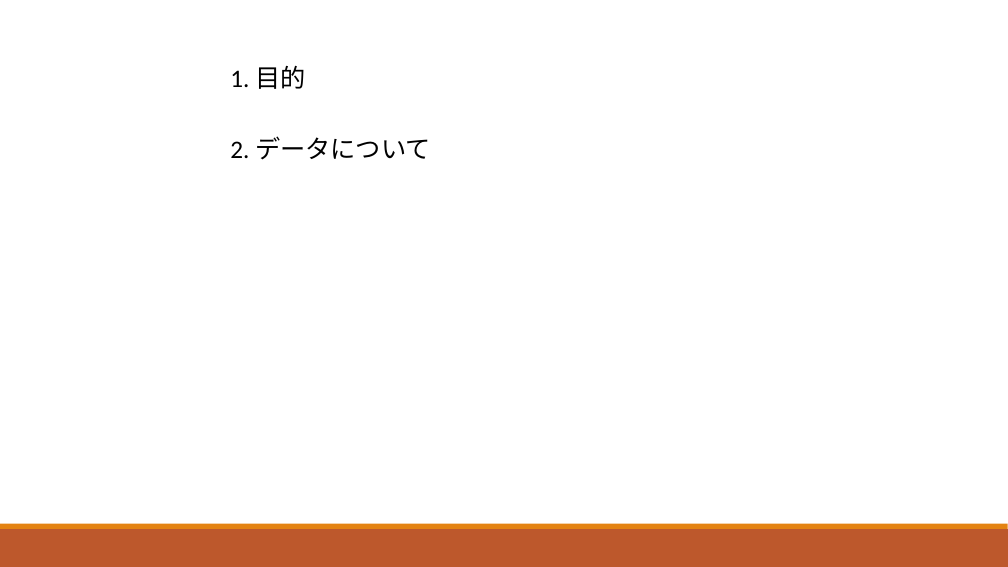
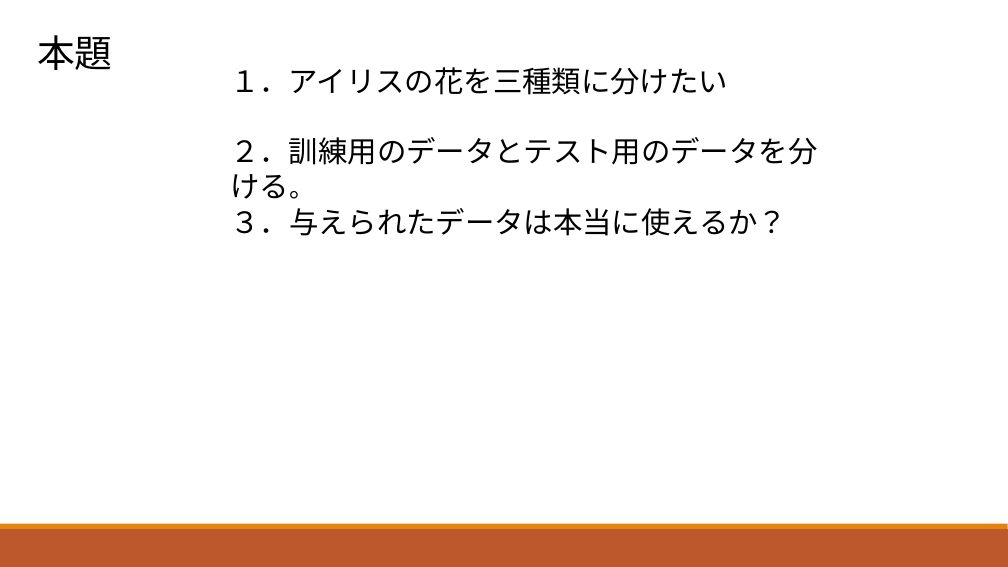
Before and after one commit to yamamotoshota0903/python_machine_learning, a slide deck: slide 4 of pythonではじめる機械学習1008.pptx. Drawn at 1008x567 pixels with LibreOffice and Linux fonts; fonts in the diff are those of the drawing. Boxes give left, top, right and bottom in pixels: in the first picture for what was removed or moved away, otherwise in the second. Text is boxed around its words. In the diff, an @@ line names an element or a change of style, - is before the commit and + after.

```diff
--- a/pythonではじめる機械学習1008.pptx
+++ b/pythonではじめる機械学習1008.pptx
@@ text added at [37, 35, 113, 70], 36 pt, text #000000 @@
+本題
@@ text at [230, 67, 728, 95]: text changed; size 24 to 28 pt @@
-1. 目的
+１．アイリスの花を三種類に分けたい
@@ text at [230, 137, 817, 199]: text changed; size 24 to 28 pt @@
-2. データについて
+２．訓練用のデータとテスト用のデータを分ける。
@@ text added at [230, 208, 787, 236], 28 pt, text #000000 @@
+３．与えられたデータは本当に使えるか？
```
Also in this commit, not shown: 2 other slides changed, 1 slide added, 1 other file.
